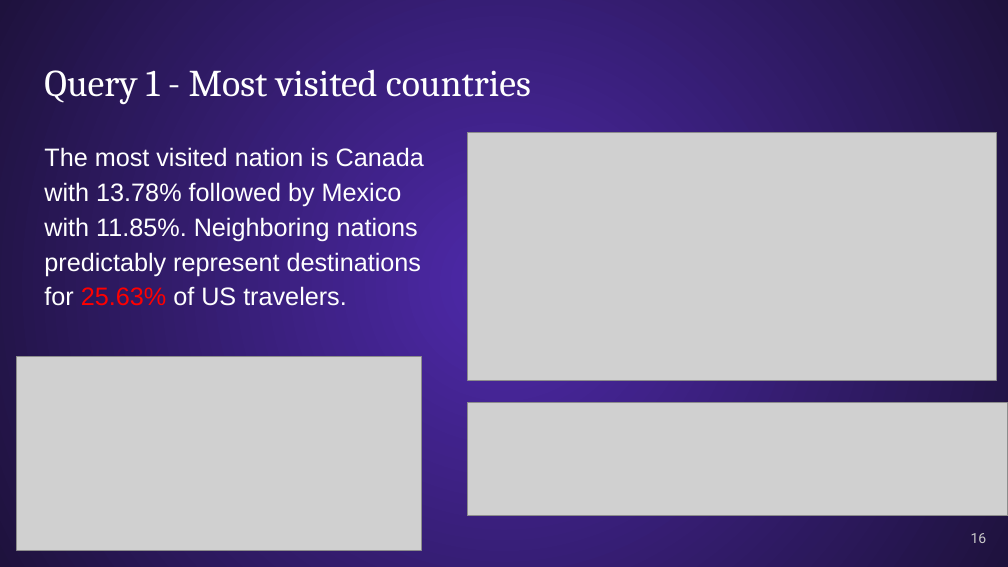
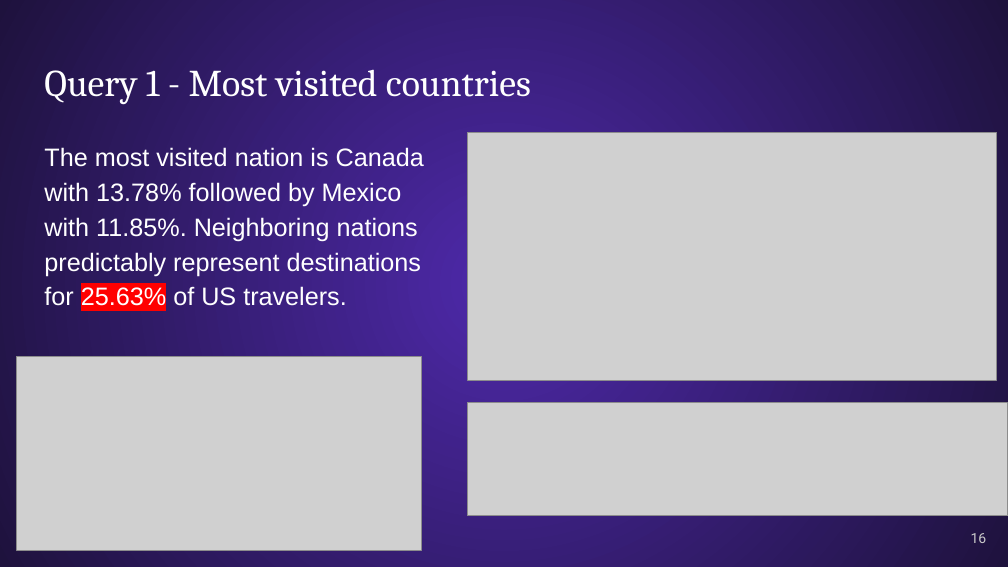
Before and after one commit to mrmirkorossi/SQL, a slide deck: slide 16 of Project SQL - Presentation v3 ENG.pptx. Drawn at 1008x567 pixels with LibreOffice and Linux fonts; fonts in the diff are those of the drawing; grey boxes stand for pictures. Boxes give left, top, right and bottom in pixels: in the first picture for what was removed or moved away, otherwise in the second. Text is boxed around its words. In the diff, an @@ line names an element or a change of style, - is before the commit and + after.

```diff
--- a/Project SQL - Presentation v3 ENG.pptx
+++ b/Project SQL - Presentation v3 ENG.pptx
@@ text "The most visited nation is ..." at box(44, 147, 424, 306): text colour #FF0000 to #FFFFFF, highlight none to #FF0000 in "25.63%" @@
```
Also in this commit, not shown: 19 other slides changed.
